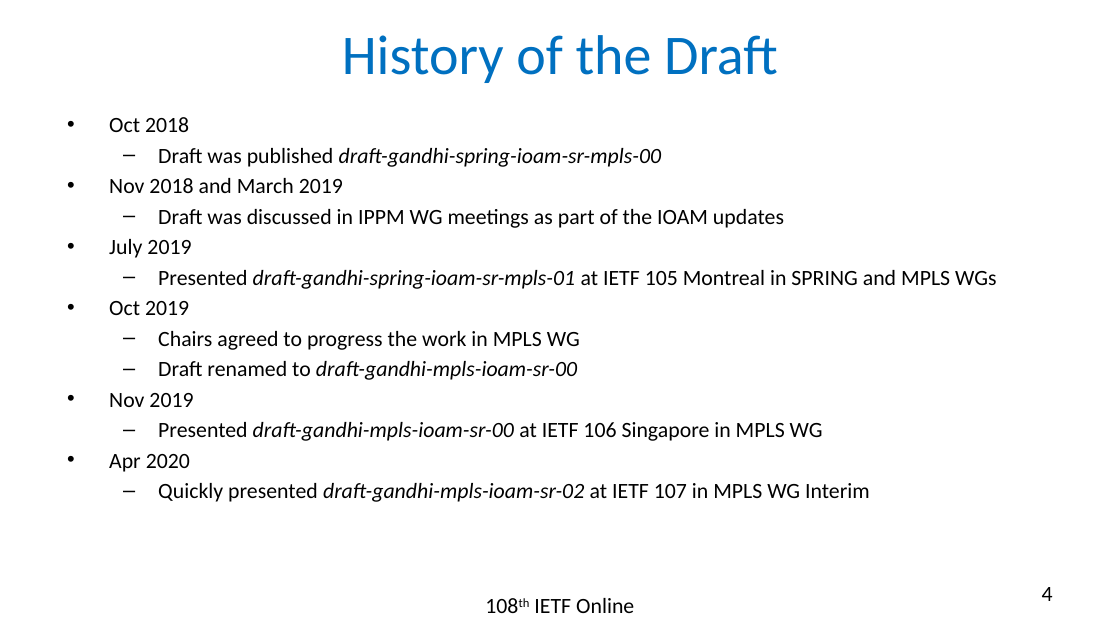
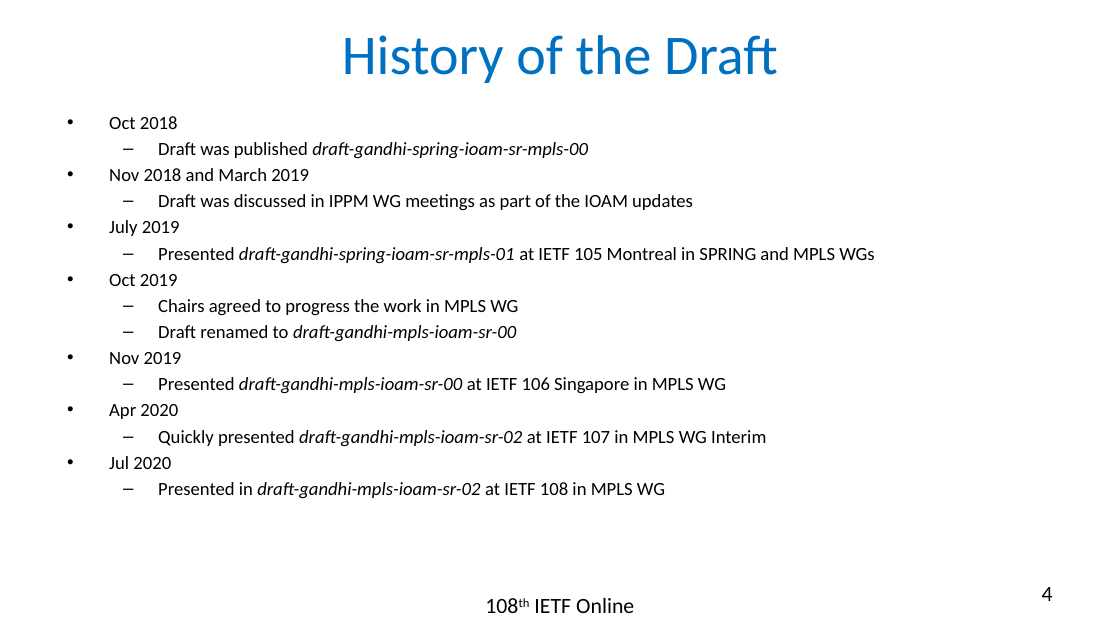
Before and after one commit to rakgandhi/ietf-slides, a slide deck: slide 4 of draft-gandhi-mpls-ioam-sr-02.pptx. Drawn at 1120x630 pixels with LibreOffice and Linux fonts; fonts in the diff are those of the drawing. Boxes give left, top, right and bottom in pixels: in the first picture for what was removed or moved away, otherwise in the second. Text is boxed around its words. In the diff, an @@ line names an element or a change of style, - is before the commit and + after.

```diff
--- a/draft-gandhi-mpls-ioam-sr-02.pptx
+++ b/draft-gandhi-mpls-ioam-sr-02.pptx
@@ text at [109, 116, 874, 446]: size 14 to 12 pt in "Oct 2018", "Draft was published draft-gandhi-spring-ioam-sr-mpls-00", "Nov 2018 and March 2019", "Draft was discussed in IPPM WG meetings ..." and 9 more places @@
@@ text at [109, 456, 665, 499]: paragraphs added @@
+• Jul 2020
+  – Presented in draft-gandhi-mpls-ioam-sr-02 at IETF 108 in MPLS WG
```
Also in this commit, not shown: 1 other file.
